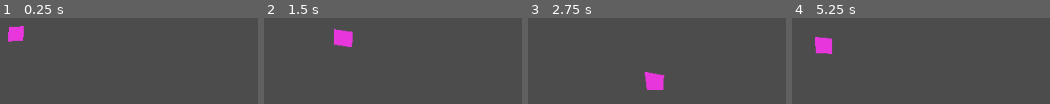
Above: before the commit, frames 1-4 (left to right).
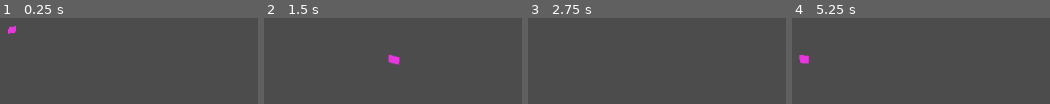
Above: after the commit, the same moments.

Repository: sustainablelab/eat-and-poop
Game: Godot game, scene res://scenes/Player.tscn
The game is run twice, just before and just after one commit, with the same random seed, the same clock (stepped at 60 frames per second) and the same inputs. The project has no main scene, so this scene is started directly.
Inputs:
- Up to frame 1 (0.25 s): no input
- Up to frame 2 (1.5 s): tap Enter at 0.5 s; hold Right (ui_right) 0.53-1.28 s; hold Down (ui_down) from 1.28 s (still down)
- Up to frame 3 (2.75 s): release Down (ui_down) at 2.03 s; hold Right (ui_right) from 2.03 s (still down)
- Up to frame 4 (5.25 s): release Right (ui_right) at 2.78 s; hold Up (ui_up) 2.78-3.53 s; hold Left (ui_left) 3.53-5.03 s; hold Down (ui_down) from 5.03 s (still down)

The runs differ from the first frame. In frame 1, 0.8% of the frame differs, in the area x 3-10%, y 9-28%; in frame 2, 1.8%, in the area x 27-53%, y 12-55%; in frame 3, 1.4%; in frame 4, 1.7%.

Commit message:
Tweak speed formula for movement that feels good

Diff:
--- a/project.godot
+++ b/project.godot
@@ -32,6 +32,7 @@
 [display]
 
 window/size/height=200
+window/size/fullscreen=true
 
 [input]
 
--- a/scripts/Block.gd
+++ b/scripts/Block.gd
@@ -13,7 +13,8 @@
 var square_wobbles: bool = true
 # Time it takes to move in seconds
 # TODO: decrease speed as the player gets bigger
-var speed: float = 0.2 # bigger number = slower
+# var speed: float = 0.2 # bigger number = slower
+var speed: float
 # self.speed = grid.size / 200.0
 var wobble_period: float = 0.01 # bigger number = slower
 
@@ -48,6 +49,7 @@
 	# Dividing by grid.size exaggerates wobbles for smaller grids
 	# which is good for overcoming truncation to pixel number.
 	GROW_SHRINK_AMOUNT = 0.5 / grid.size
+	# GROW_SHRINK_AMOUNT = 4.0 / grid.size
 	GROW_SHRINK_AMOUNT_WHILE_MOVING = GROW_SHRINK_AMOUNT * 3.0
 	# max_growth = grid.size * (1 + GROW_SHRINK_AMOUNT)
 	# max_shrink = grid.size * (1 - GROW_SHRINK_AMOUNT)
@@ -63,6 +65,12 @@
 	_ret = smooth_move.connect("tween_started", self, "_on_smooth_move_started")
 	_ret = smooth_move.connect("tween_completed", self, "_on_smooth_move_completed")
 	# TODO: decrease speed as the player gets bigger
+	# self.speed = 0.1
+	self.speed = grid.size / 200.0
+	if self.speed > 0.1:
+		self.speed = 0.1
+	if self.speed < 0.05:
+		self.speed = 0.05
 
 # Animate the wobble effect.
 # Use `delta_sum` to detect when a wobble period elapses.
--- a/scripts/Grid.gd
+++ b/scripts/Grid.gd
@@ -1,4 +1,4 @@
 class_name Grid
 extends Node
 
-var size: int = 20
+var size: int = 10
